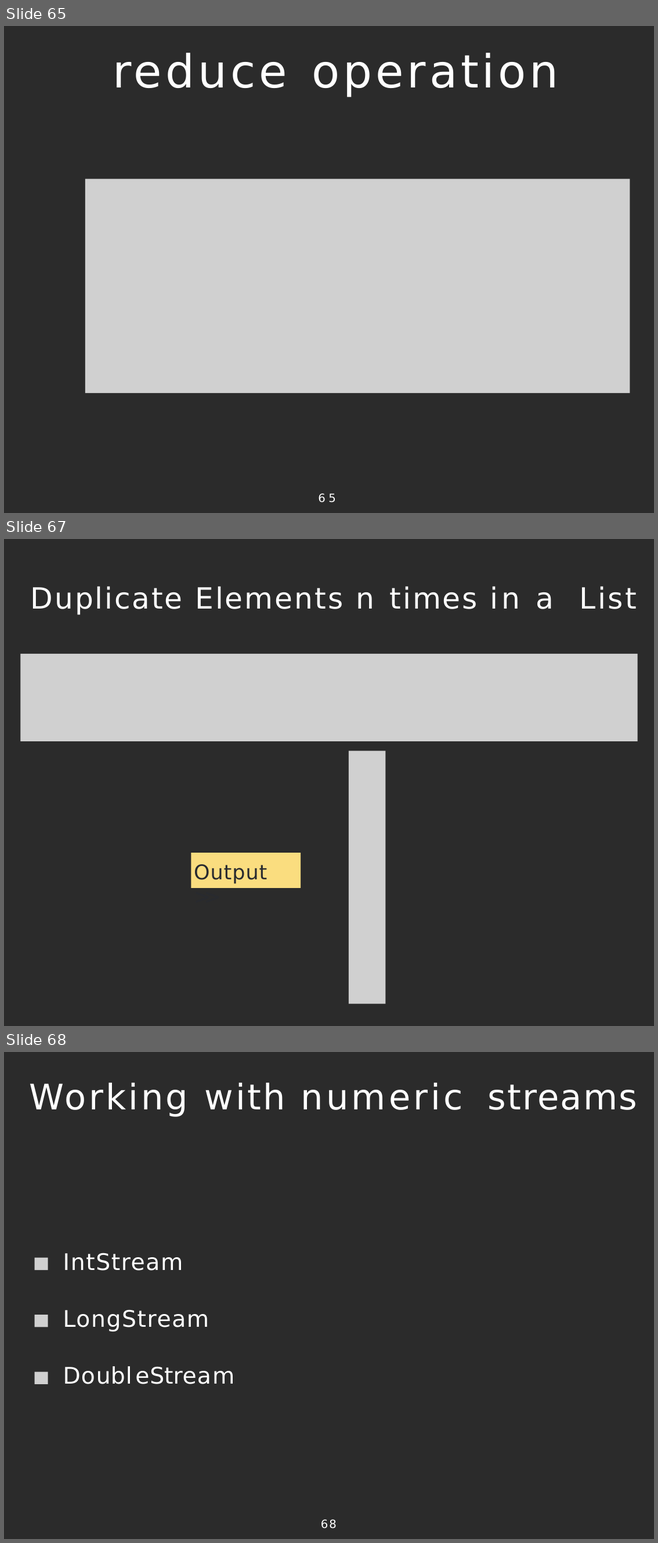
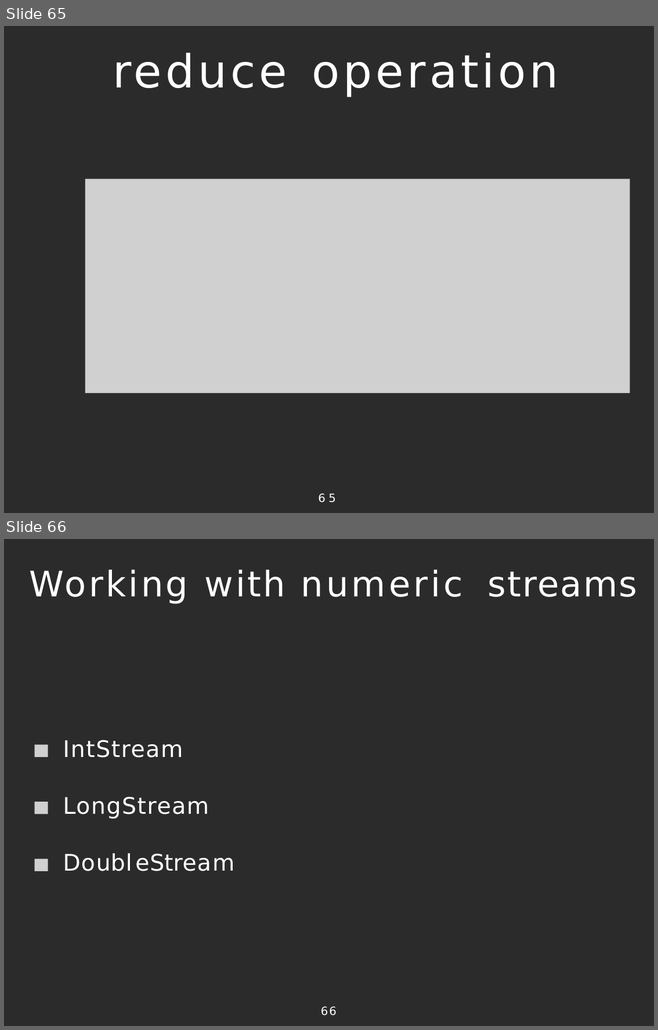
Before and after one commit to vilasvarghese/JavaFullStack, a slide deck: java8/java8-examples/Project1/java8-slides.pptx. Shown one above the other, each under a label of ours: slides 65, 67 and 68 before the commit, slides 65 and 66 after it; the slides between them are not shown. The pictures are 658x1543 and 658x1030 pixels, drawn with LibreOffice and Linux fonts; fonts in the diff are those of the drawing; grey boxes stand for pictures; background and template pictures are left out; a plain dark background stands for a picture behind light text. Boxes give left, top, right and bottom in pixels: in the first picture for what was removed or moved away, otherwise in the second. Text is boxed around its words. In the diff, an @@ line names an element or a change of style, - is before the commit and + after.

```diff
--- a/java8/java8-examples/Project1/java8-slides.pptx
+++ b/java8/java8-examples/Project1/java8-slides.pptx
@@ slide 67 removed at (x1=4, y1=539, x2=654, y2=1026), background picture (left out) @@
@@ title removed at (x1=31, y1=586, x2=636, y2=615) @@
-Duplicate Elements n times in a List
@@ picture removed at (x1=20, y1=654, x2=637, y2=741) @@
@@ picture removed at (x1=349, y1=751, x2=386, y2=1004) @@
@@ rectangle removed at (x1=191, y1=853, x2=300, y2=888) @@
-Output >>
@@ what was slide 68 is now slide 66 @@
@@ page number at (x1=321, y1=1006, x2=336, y2=1016): text changed @@
-68
+66
```
Also in this commit, not shown: 6 slides changed, 7 other files.
